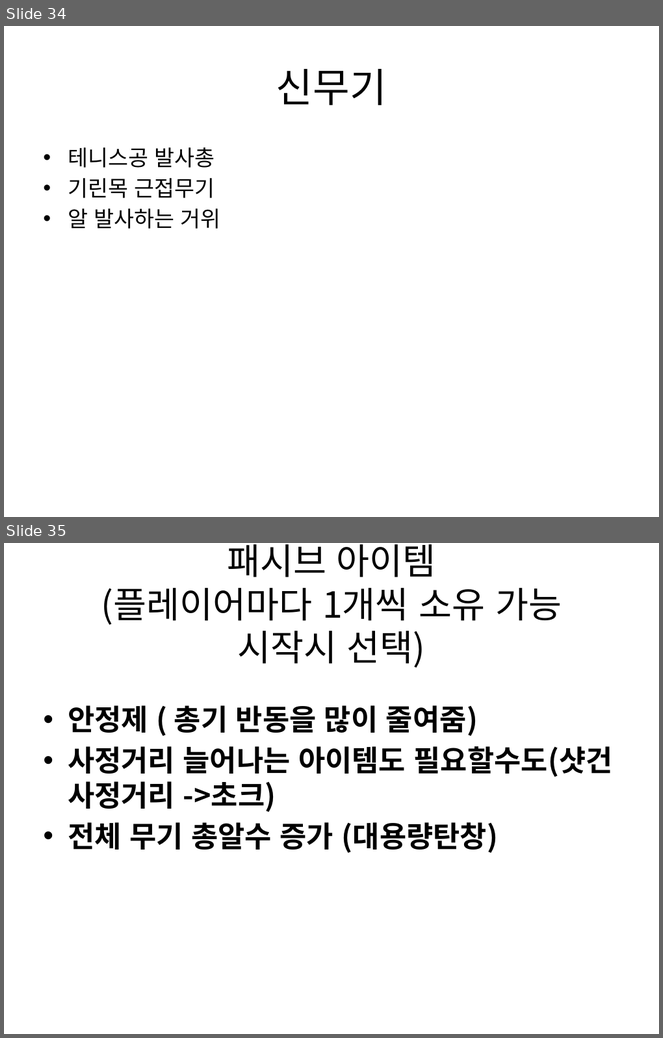
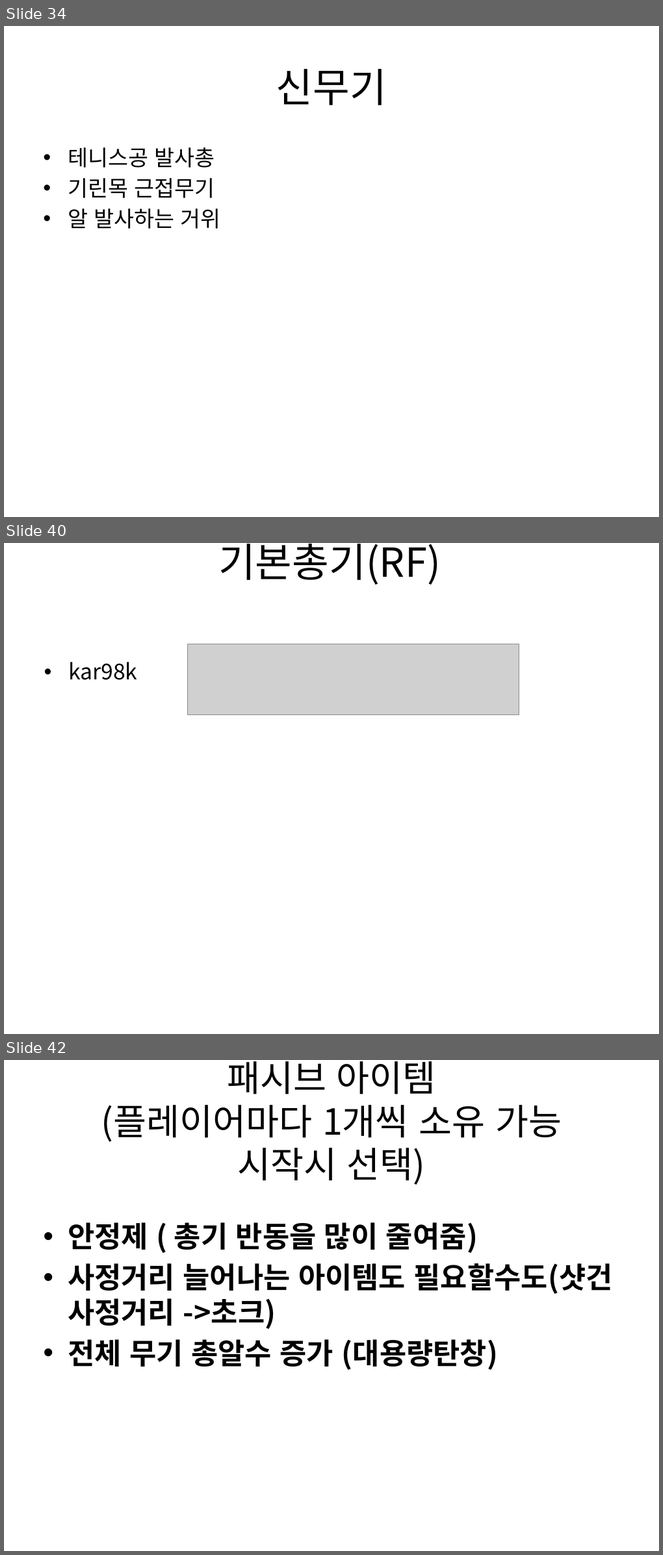
Before and after one commit to gkdlgndpdu/EscapeJail, a slide deck: EscapeJail/Assets/기획/스테이지1기획.pptx. Shown one above the other, each under a label of ours: slides 34 and 35 before the commit, slides 34, 40 and 42 after it; the slides between them are not shown. The pictures are 663x1038 and 663x1555 pixels, drawn with LibreOffice and Linux fonts; fonts in the diff are those of the drawing; grey boxes stand for pictures. Boxes give left, top, right and bottom in pixels: in the first picture for what was removed or moved away, otherwise in the second. Text is boxed around its words. In the diff, an @@ line names an element or a change of style, - is before the commit and + after.

Commit message:
기본총기 문서에 추가

```diff
--- a/EscapeJail/Assets/기획/스테이지1기획.pptx
+++ b/EscapeJail/Assets/기획/스테이지1기획.pptx
@@ slide 40 added at (4,543,659,1034), background #FFFFFF @@
@@ title added at (218,544,441,585), 44 pt, text #000000 @@
+기본총기(RF)
@@ picture added at (187,644,519,715) @@
@@ text added at (68,662,137,680), 24 pt, text #000000 @@
+• kar98k
@@ what was slide 35 is now slide 42 @@
```
Also in this commit, not shown: 6 other slides added, 1 other file.
